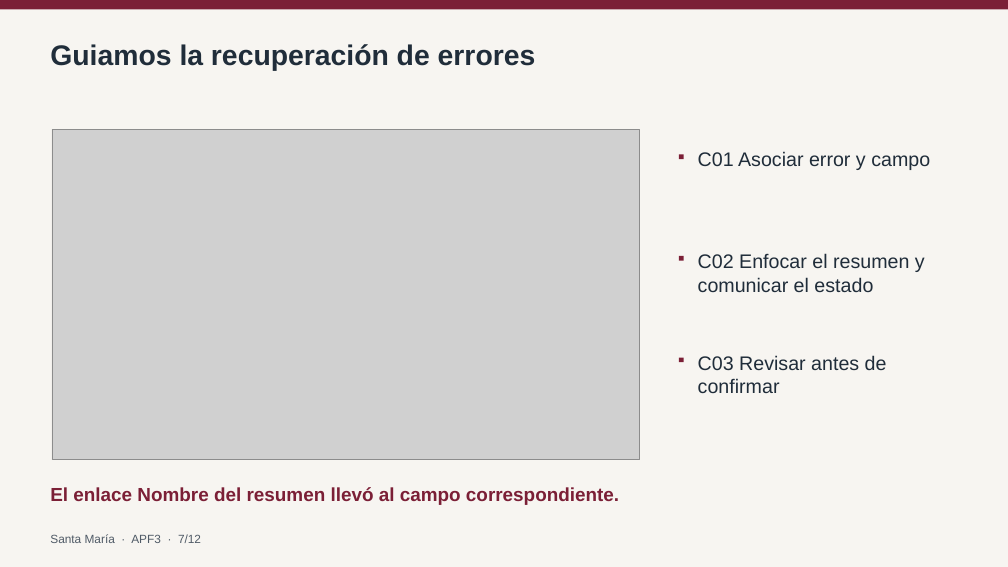
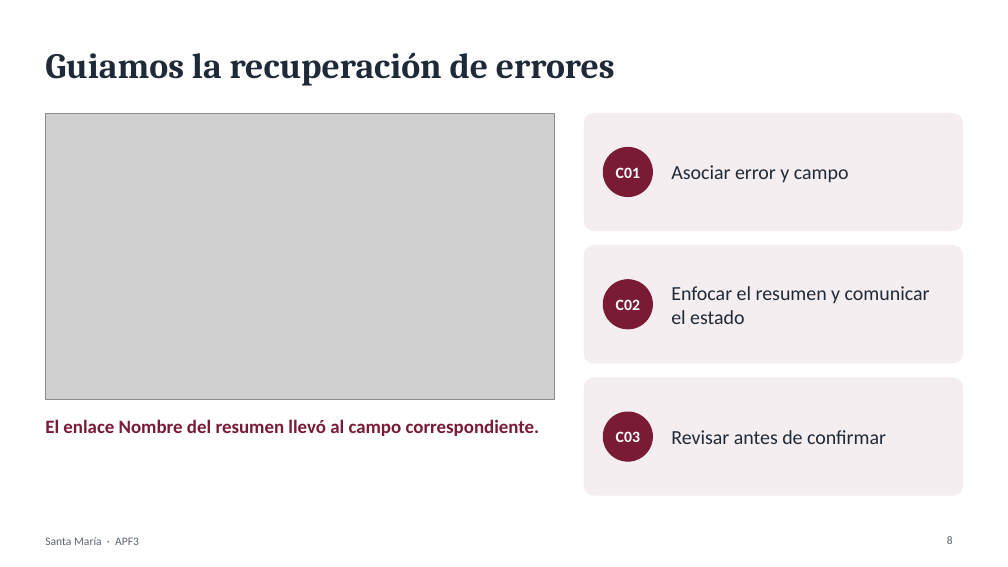
Before and after one commit to BruGeth/IHM_Colegio_Santa_Maria_Reyna_Angeles, a slide deck: slide 8 of avance informe 3/APF3_Grupo5_SantaMaria.pptx (slide 7 before the commit). Drawn at 1008x567 pixels with LibreOffice and Linux fonts; fonts in the diff are those of the drawing; grey boxes stand for pictures. Boxes give left, top, right and bottom in pixels: in the first picture for what was removed or moved away, otherwise in the second. Text is boxed around its words. In the diff, an @@ line names an element or a change of style, - is before the commit and + after.

```diff
--- a/avance informe 3/APF3_Grupo5_SantaMaria.pptx
+++ b/avance informe 3/APF3_Grupo5_SantaMaria.pptx
@@ background #F7F5F1 to #FFFFFF @@
@@ rectangle removed at (0,0,1008,9) @@
@@ title "Guiamos la recuperación de errores": place and size @@
-title "Guiamos la recuperación de errores" at (50,44,536,71)
+title "Guiamos la recuperación de errores" at (45,52,615,86)
@@ title "Guiamos la recuperación de errores" at (45,52,615,86): size 27 to 34 pt, font Arial to Cambria, text colour #202D3A to #1E2A38; vertical alignment top to middle @@
@@ picture: place and size @@
-picture at (52,129,640,461)
+picture at (45,113,554,400)
@@ rounded rectangle added at (585,113,963,231), fill #F4EEF0, outline #F4EEF0 1 pt @@
@@ ellipse added at (603,147,653,197), fill #7A1B35, outline #7A1B35 1 pt @@
@@ text added at (616,167,640,178), 15 pt, text #FFFFFF, bold @@
+C01
@@ text at (671,165,849,183): text changed; size 18.8 to 19 pt; font Arial to Calibri; text colour #202D3A to #1E2A38 @@
-C01 Asociar error y campo
+Asociar error y campo
@@ rectangle removed at (679,154,684,159) @@
@@ rounded rectangle added at (585,246,963,363), fill #F4EEF0, outline #F4EEF0 1 pt @@
@@ rectangle removed at (679,256,684,261) @@
@@ ellipse added at (603,280,653,329), fill #7A1B35, outline #7A1B35 1 pt @@
@@ text added at (616,299,640,310), 15 pt, text #FFFFFF, bold @@
+C02
@@ text at (671,286,930,324): text changed; size 18.8 to 19 pt; font Arial to Calibri; text colour #202D3A to #1E2A38 @@
-C02 Enfocar el resumen y comunicar el estado
+Enfocar el resumen y comunicar el estado
@@ rectangle removed at (679,358,684,362) @@
@@ rounded rectangle added at (585,378,963,495), fill #F4EEF0, outline #F4EEF0 1 pt @@
@@ vertical alignment top to middle in 3 elements at (671,286,930,324), (671,165,849,183), (671,430,886,444) @@
@@ text "El enlace Nombre del resumen ...": place and size @@
-text "El enlace Nombre del resumen ..." at (50,487,619,505)
+text "El enlace Nombre del resumen ..." at (45,419,540,436)
@@ text "El enlace Nombre del resumen ..." at (45,419,540,436): font Arial to Calibri, text colour #7B1F36 to #7A1B35 @@
@@ ellipse added at (603,412,653,461), fill #7A1B35, outline #7A1B35 1 pt @@
@@ text added at (616,431,640,442), 15 pt, text #FFFFFF, bold @@
+C03
@@ text at (671,430,886,444): text changed; size 18.8 to 19 pt; font Arial to Calibri; text colour #202D3A to #1E2A38 @@
-C03 Revisar antes de confirmar
+Revisar antes de confirmar
@@ text added at (45,537,139,545), 11 pt, text #5B6470 @@
+Santa María · APF3
@@ text removed at (50,534,201,543) @@
-Santa María · APF3 · 7/12
@@ page number added at (947,536,953,544), 11 pt, text #5B6470 @@
+8
```
Also in this commit, not shown: 11 other slides changed.
